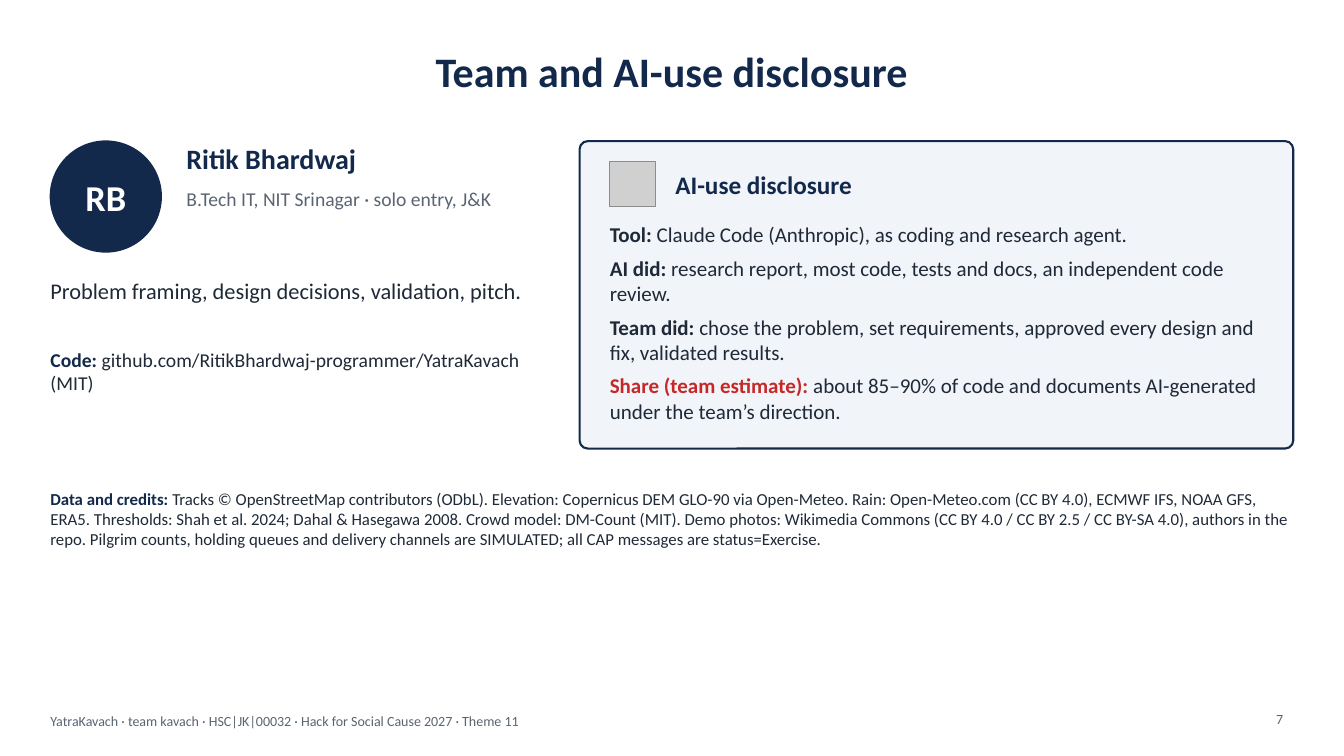
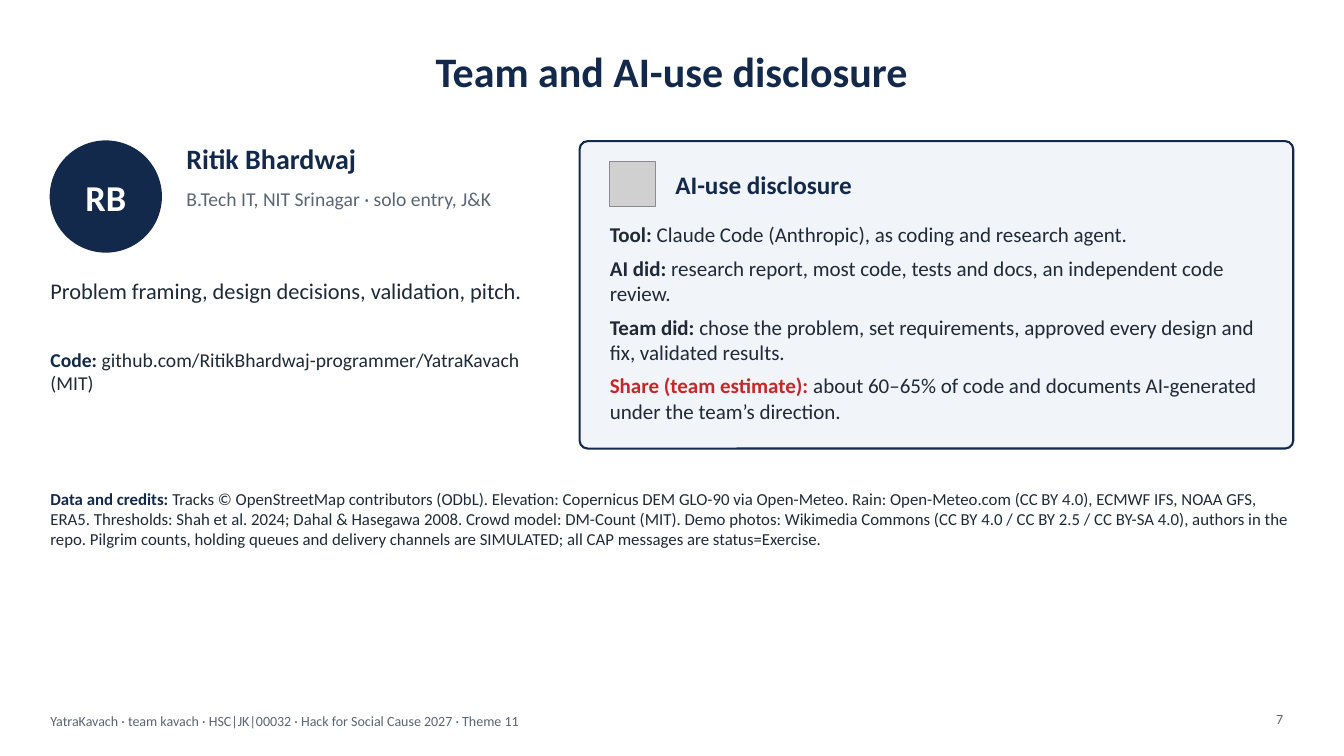
Before and after one commit to RitikBhardwaj-programmer/YatraKavach, a slide deck: slide 7 of docs/pitch/JK_kavach_Deck.pptx. Drawn at 1344x756 pixels with LibreOffice and Linux fonts; fonts in the diff are those of the drawing; grey boxes stand for pictures. Boxes give left, top, right and bottom in pixels: in the first picture for what was removed or moved away, otherwise in the second. Text is boxed around its words. In the diff, an @@ line names an element or a change of style, - is before the commit and + after.

```diff
--- a/docs/pitch/JK_kavach_Deck.pptx
+++ b/docs/pitch/JK_kavach_Deck.pptx
@@ text at (610,377,1256,419): text changed @@
-Share (team estimate): about 85–90% of code and documents AI-generated under the team’s direction.
+Share (team estimate): about 60–65% of code and documents AI-generated under the team’s direction.
```
Also in this commit, not shown: 4 other files.
